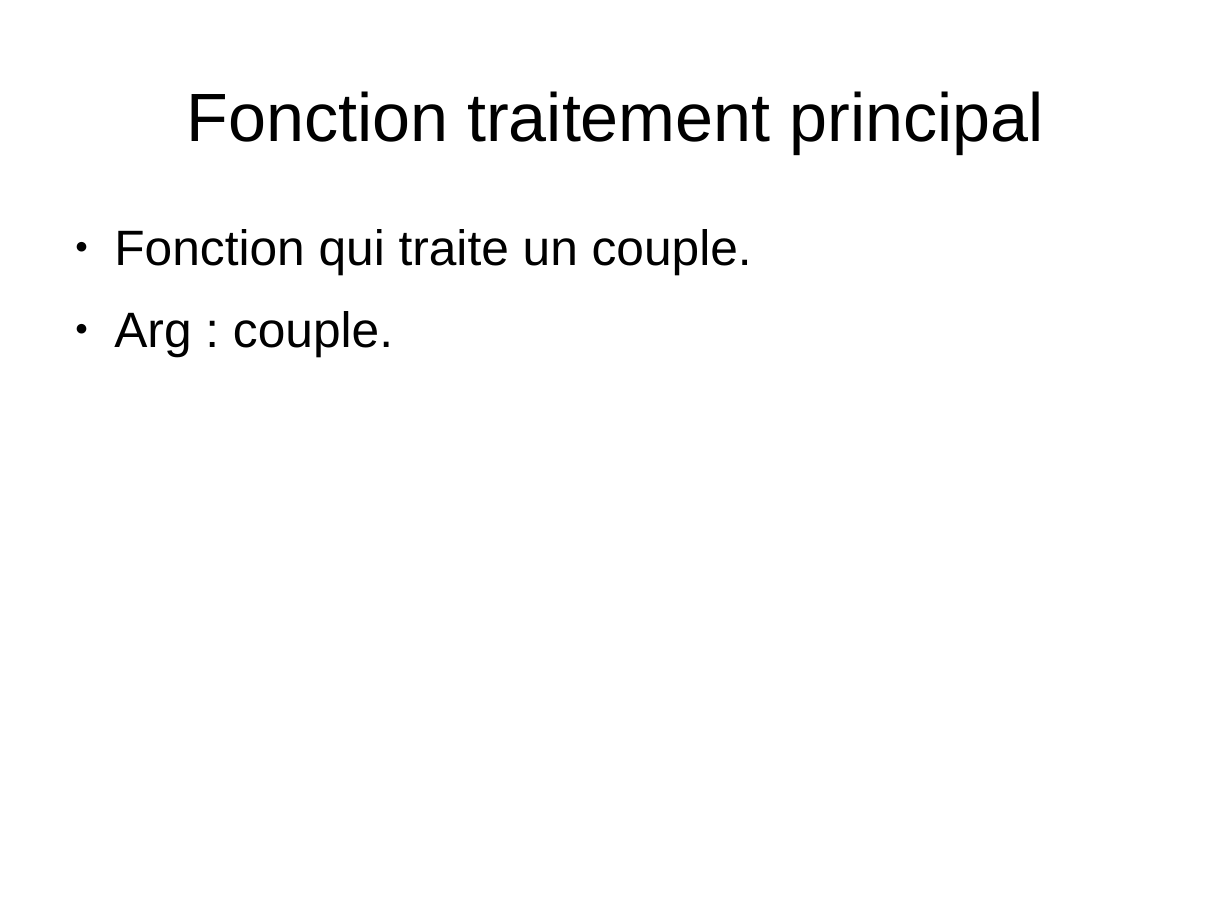
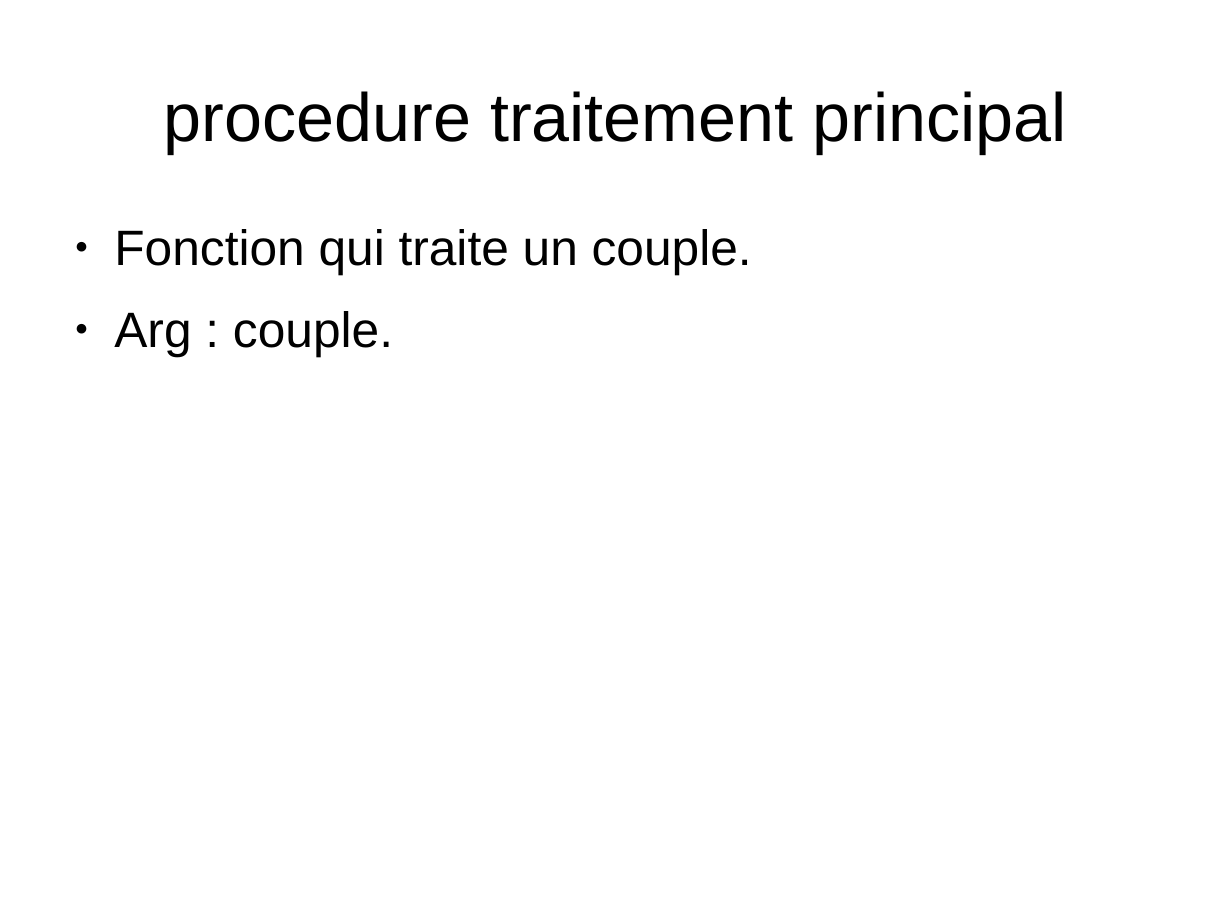
Before and after one commit to CallisteHanriat/congru, a slide deck: slide 4 of schema_congru.odp (slide 3 before the commit). Drawn at 1232x924 pixels with LibreOffice and Linux fonts; fonts in the diff are those of the drawing. Boxes give left, top, right and bottom in pixels: in the first picture for what was removed or moved away, otherwise in the second. Text is boxed around its words. In the diff, an @@ line names an element or a change of style, - is before the commit and + after.

```diff
--- a/schema_congru.odp
+++ b/schema_congru.odp
@@ title at [164, 91, 1066, 153]: text changed @@
-Fonction traitement principal
+procedure traitement principal
```
Also in this commit, not shown: 1 slide added, 5 other files.
